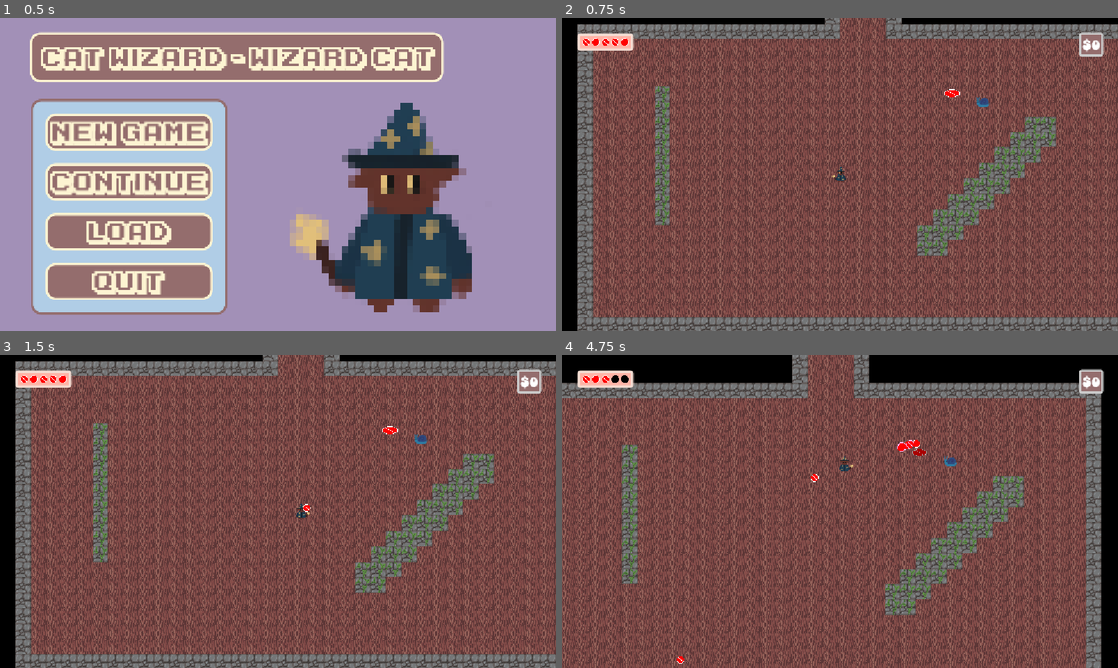
Above: before the commit, frames 1-4 (two rows, left to right).
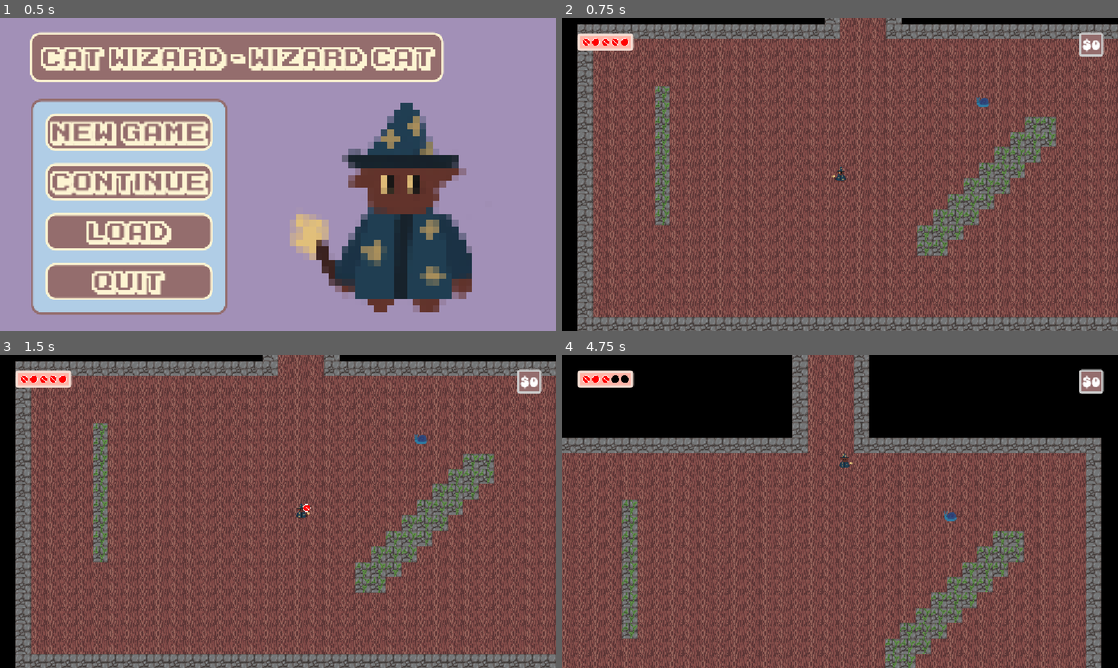
Above: after the commit, the same moments.

Repository: teganmy/wizard-cat-cat-wizard
Game: Godot game, scene res://main.tscn
The game is run twice, just before and just after one commit, with the same random seed, the same clock (stepped at 60 frames per second) and the same inputs.
Inputs (mouse positions are in pixels of both pictures, inside the frame that each line leads up to):
- Up to frame 1 (0.5 s): no input
- Up to frame 2 (0.75 s): click "New Game" at 0.5 s
- Up to frame 3 (1.5 s): tap Enter (interact) at 1.25 s; move the mouse to (400, 495) at 1.27 s; hold Right (player_right) from 1.28 s (still down); tap Space (fire) at 1.35 s
- Up to frame 4 (4.75 s): move the mouse to (728, 527) at 2.02 s; release Right (player_right) at 2.03 s; hold Down (player_down) 2.03-2.78 s; tap one key every 0.75 s from 2.1 s: Enter (interact) Shift (player_dodge) Space (fire) Enter (interact); move the mouse to (895, 442) at 2.77 s; hold Right (player_right) 2.78-3.53 s; move the mouse to (812, 574) at 3.52 s; hold W (player_up) 3.53-4.28 s; move the mouse to (1006, 558) at 4.27 s; hold Left (player_left) from 4.28 s (still down)

Frame 1 is identical in both runs. In frame 2, less than 0.1% of the frame differs, in the area x 68-72%, y 22-26%; in frame 3, less than 0.1%; in frame 4, 57%, in the area x 0-97%, y 0-100%.

Commit message:
Added sprites to chest and loot

Diff:
--- a/wizard-cat-game/chest.tscn
+++ b/wizard-cat-game/chest.tscn
@@ -1,12 +1,12 @@
 [gd_scene format=3 uid="uid://3fdgsfs7b4ci"]
 
 [ext_resource type="Script" uid="uid://be7s45j5u322e" path="res://chest.gd" id="1_trlyu"]
-[ext_resource type="Texture2D" uid="uid://1x47pqeyrbca" path="res://assets/bullet_default.png" id="1_twpm2"]
 [ext_resource type="Script" uid="uid://c4u3dpkcjwe7p" path="res://loot/lootable.gd" id="2_8uwsg"]
+[ext_resource type="Texture2D" uid="uid://dtcd55d85rkxk" path="res://assets/chest.png" id="2_day8l"]
 [ext_resource type="Script" uid="uid://drq0y0x2llhhg" path="res://loot/weighted_loot.gd" id="4_x7mpe"]
-[ext_resource type="Resource" uid="uid://bysyxfwpc5ro3" path="res://loot/loot_types/reg_coin.tres" id="5_bv3sb"]
+[ext_resource type="Resource" uid="uid://bysyxfwpc5ro3" path="res://loot/loot_types/coin.tres" id="5_bv3sb"]
 [ext_resource type="Script" uid="uid://dxddfl5g0sgtd" path="res://components/interaction_area.gd" id="6_bv3sb"]
-[ext_resource type="Resource" uid="uid://ld6uwxcbxknh" path="res://loot/loot_types/rare_coin.tres" id="6_day8l"]
+[ext_resource type="Resource" uid="uid://ld6uwxcbxknh" path="res://loot/loot_types/gem.tres" id="6_day8l"]
 
 [sub_resource type="Resource" id="Resource_bp1or"]
 script = ExtResource("4_x7mpe")
@@ -21,18 +21,18 @@
 metadata/_custom_type_script = "uid://drq0y0x2llhhg"
 
 [sub_resource type="RectangleShape2D" id="RectangleShape2D_gpvk7"]
-size = Vector2(32, 16)
+size = Vector2(28, 23)
 
 [sub_resource type="RectangleShape2D" id="RectangleShape2D_2w8te"]
-size = Vector2(68, 69)
+size = Vector2(58, 57)
 
 [node name="Chest" type="StaticBody2D" unique_id=1010634097]
 script = ExtResource("1_trlyu")
 
 [node name="Sprite2D" type="Sprite2D" parent="." unique_id=37528860]
 texture_filter = 1
-scale = Vector2(2, 1)
-texture = ExtResource("1_twpm2")
+scale = Vector2(2, 1.5)
+texture = ExtResource("2_day8l")
 
 [node name="Lootable" type="Node2D" parent="." unique_id=1438251120]
 script = ExtResource("2_8uwsg")
@@ -41,6 +41,7 @@
 metadata/_custom_type_script = "uid://c4u3dpkcjwe7p"
 
 [node name="CollisionShape2D" type="CollisionShape2D" parent="." unique_id=1990976404]
+position = Vector2(0, 0.5)
 shape = SubResource("RectangleShape2D_gpvk7")
 
 [node name="InteractionArea" type="Area2D" parent="." unique_id=339077646]
@@ -50,7 +51,7 @@
 metadata/_custom_type_script = "uid://dxddfl5g0sgtd"
 
 [node name="CollisionShape2D" type="CollisionShape2D" parent="InteractionArea" unique_id=132199877]
-position = Vector2(0, 23.5)
+position = Vector2(0, 17.5)
 shape = SubResource("RectangleShape2D_2w8te")
 
 [node name="SpawnMarker" type="Marker2D" parent="." unique_id=960260319]
--- a/wizard-cat-game/levels/level_1.tscn
+++ b/wizard-cat-game/levels/level_1.tscn
@@ -4,12 +4,8 @@
 [ext_resource type="TileSet" uid="uid://yeucsf3jvqss" path="res://assets/landscape_tileset.tres" id="2_bt44k"]
 [ext_resource type="PackedScene" uid="uid://6t34451gxrtm" path="res://player.tscn" id="3_bt44k"]
 [ext_resource type="PackedScene" uid="uid://ccs35van3ohn0" path="res://enemy.tscn" id="3_btoec"]
-[ext_resource type="Script" uid="uid://un6ien2ktj74" path="res://components/hitbox.gd" id="3_n46q3"]
 [ext_resource type="PackedScene" uid="uid://bbhvbmlbu1ne7" path="res://assets/hud.tscn" id="4_kx6l7"]
 [ext_resource type="PackedScene" uid="uid://3fdgsfs7b4ci" path="res://chest.tscn" id="6_btoec"]
-
-[sub_resource type="RectangleShape2D" id="RectangleShape2D_gpvk7"]
-size = Vector2(48, 304)
 
 [node name="Level1" type="Node2D" unique_id=1118981851]
 script = ExtResource("1_jirdo")
@@ -21,16 +17,6 @@
 texture_filter = 1
 tile_map_data = PackedByteArray("AAAAAAAABAAAAAAAAAAAAAEABAAAAAAAAAAAAAIABAAAAAAAAAAAAAMABAAAAAAAAAAAAAQABAAAAAAAAAAAAA …(17072 unchanged characters)…
 tile_set = ExtResource("2_bt44k")
-
-[node name="Hitbox" type="Area2D" parent="TileMapLayer" unique_id=1976002317]
-collision_layer = 0
-collision_mask = 8
-script = ExtResource("3_n46q3")
-metadata/_custom_type_script = "uid://un6ien2ktj74"
-
-[node name="CollisionShape2D" type="CollisionShape2D" parent="TileMapLayer/Hitbox" unique_id=1421372196]
-position = Vector2(176, 272)
-shape = SubResource("RectangleShape2D_gpvk7")
 
 [node name="SpawnPoint" type="Marker2D" parent="." unique_id=1639797245]
 position = Vector2(544, 312)
--- a/wizard-cat-game/loot/loot.tscn
+++ b/wizard-cat-game/loot/loot.tscn
@@ -1,7 +1,7 @@
 [gd_scene format=3 uid="uid://cg7joxcmv8twv"]
 
 [ext_resource type="Script" uid="uid://d2gscfenmrqo2" path="res://loot/loot.gd" id="1_e547a"]
-[ext_resource type="Resource" uid="uid://bysyxfwpc5ro3" path="res://loot/loot_types/reg_coin.tres" id="2_l44s4"]
+[ext_resource type="Resource" uid="uid://bysyxfwpc5ro3" path="res://loot/loot_types/coin.tres" id="2_l44s4"]
 [ext_resource type="Texture2D" uid="uid://1x47pqeyrbca" path="res://assets/bullet_default.png" id="2_m0gsf"]
 
 [sub_resource type="PhysicsMaterial" id="PhysicsMaterial_e547a"]
--- a/wizard-cat-game/loot/loot_types/rare_coin.tres
+++ /dev/null
@@ -1,12 +0,0 @@
-[gd_resource type="Resource" script_class="LootType" format=3 uid="uid://ld6uwxcbxknh"]
-
-[ext_resource type="Script" uid="uid://qiyo0f705gt" path="res://loot/loot_type.gd" id="1_t7jif"]
-[ext_resource type="Texture2D" uid="uid://1x47pqeyrbca" path="res://assets/bullet_default.png" id="2_7nkfd"]
-
-[resource]
-script = ExtResource("1_t7jif")
-name = "Rare Coin"
-sprite = ExtResource("2_7nkfd")
-value = 2
-tint = Color(1, 0.7053585, 0.98468286, 1)
-metadata/_custom_type_script = "uid://qiyo0f705gt"
--- a/wizard-cat-game/loot/loot_types/reg_coin.tres
+++ /dev/null
@@ -1,10 +0,0 @@
-[gd_resource type="Resource" script_class="LootType" format=3 uid="uid://bysyxfwpc5ro3"]
-
-[ext_resource type="Script" uid="uid://qiyo0f705gt" path="res://loot/loot_type.gd" id="1_jmwl8"]
-[ext_resource type="Texture2D" uid="uid://1x47pqeyrbca" path="res://assets/bullet_default.png" id="2_2crtt"]
-
-[resource]
-script = ExtResource("1_jmwl8")
-name = "Coin"
-sprite = ExtResource("2_2crtt")
-metadata/_custom_type_script = "uid://qiyo0f705gt"
